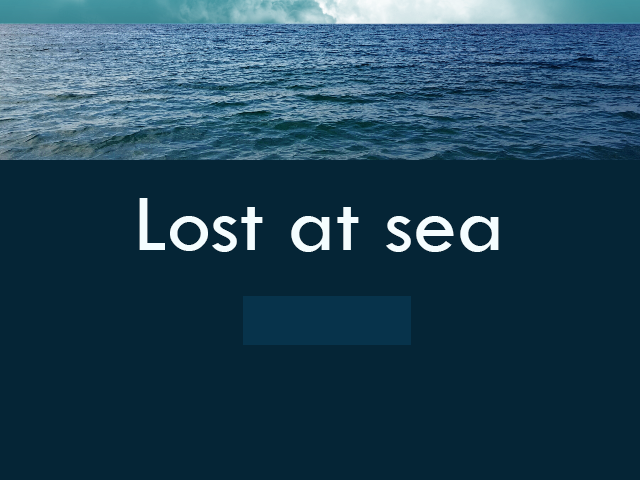
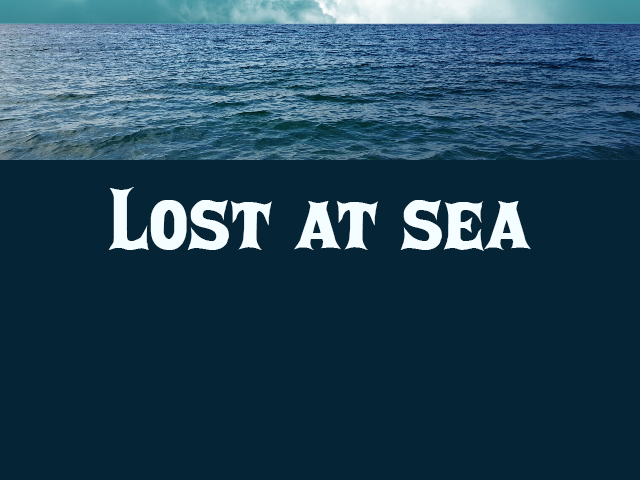
The second 640 × 480 image is a revision of the first. Changes to its layers:
hid "Rectangle 1" over [left=243, top=296, right=411, bottom=345]
painted on "Lost at sea" over [left=108, top=187, right=531, bottom=252]
